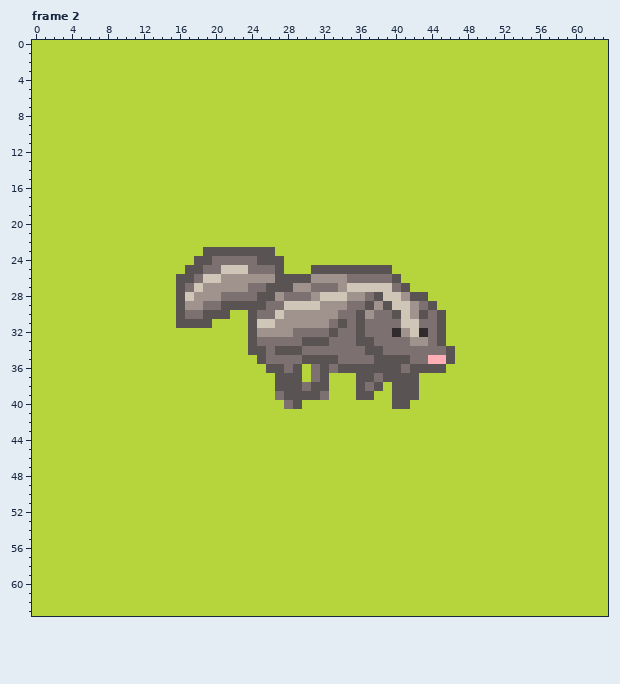
Edited in one commit: pixel-art file (RealArtAssets/badger.aseprite). Above is the file before it was changed.
64x64 pixels, 5 frames. Shown: frame 2. The commit also changed other frames, which this record leaves out.
And afterwards:
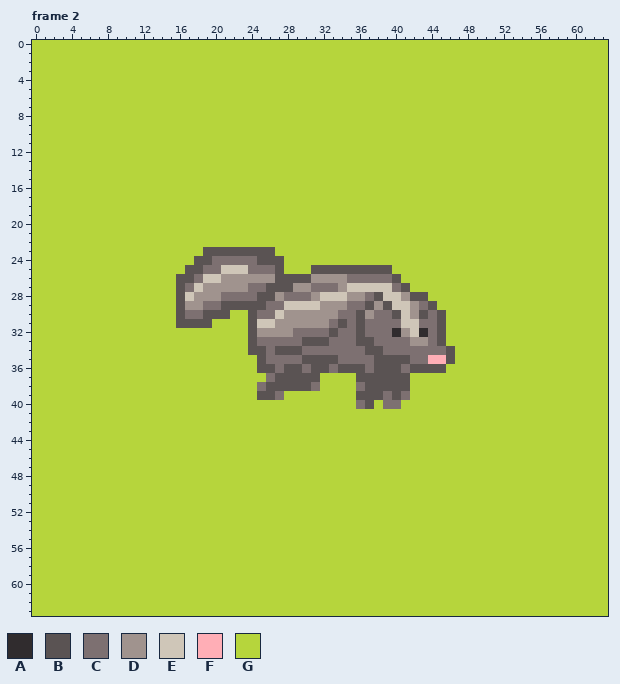
Palette (. is transparent): A #302c2e  B #5a5353  C #7d7071  D #a0938e  E #cfc6b8  F #ffaeb6  G #b6d53c
Change:
{"where": "frame 2, layer \"badger/body\""}
{"frame":2,"y":36,"x":25,"old":"G","new":"B"}
{"frame":2,"y":36,"x":27,"old":"BC","new":"CB"}
{"frame":2,"y":36,"x":30,"old":"GC","new":"CB"}
{"frame":2,"y":36,"x":37,"old":"B","new":"C"}
{"frame":2,"y":37,"x":26,"old":"G","new":"C"}
{"frame":2,"y":37,"x":30,"old":"GCB","new":"BBG"}
{"frame":2,"y":37,"x":38,"old":"C","new":"B"}
{"frame":2,"y":37,"x":42,"old":"B","new":"G"}
{"frame":2,"y":38,"x":25,"old":"GG","new":"CB"}
{"frame":2,"y":38,"x":30,"old":"CBB","new":"BCG"}
{"frame":2,"y":38,"x":36,"old":"BC","new":"CB"}
{"frame":2,"y":38,"x":39,"old":"G","new":"B"}
{"frame":2,"y":38,"x":42,"old":"B","new":"G"}
{"frame":2,"y":39,"x":25,"old":"GG","new":"BB"}
{"frame":2,"y":39,"x":28,"old":"BBBBC","new":"GGGGG"}
{"frame":2,"y":39,"x":38,"old":"GG","new":"BC"}
{"frame":2,"y":39,"x":41,"old":"BB","new":"CG"}
{"frame":2,"y":40,"x":28,"old":"CB","new":"GG"}
{"frame":2,"y":40,"x":36,"old":"GG","new":"CB"}
{"frame":2,"y":40,"x":39,"old":"GBB","new":"CCG"}
{"label":"changed","picture_box":[257,364,329,409]}
{"label":"changed","picture_box":[356,364,419,409]}
